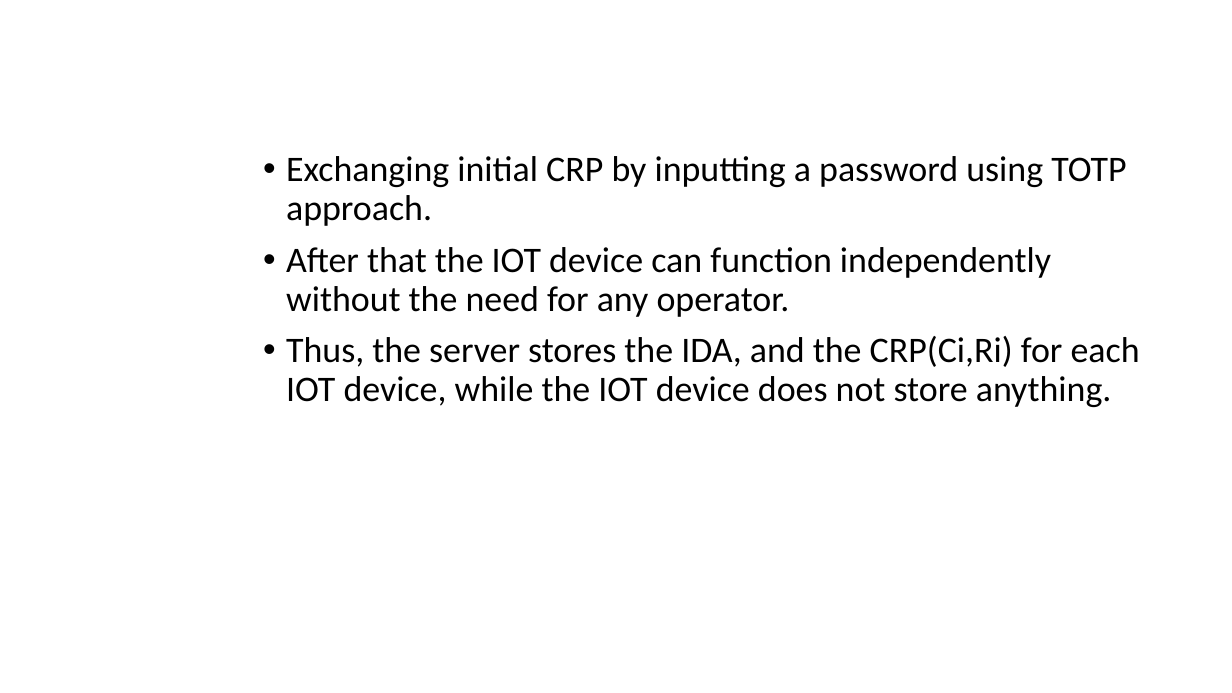
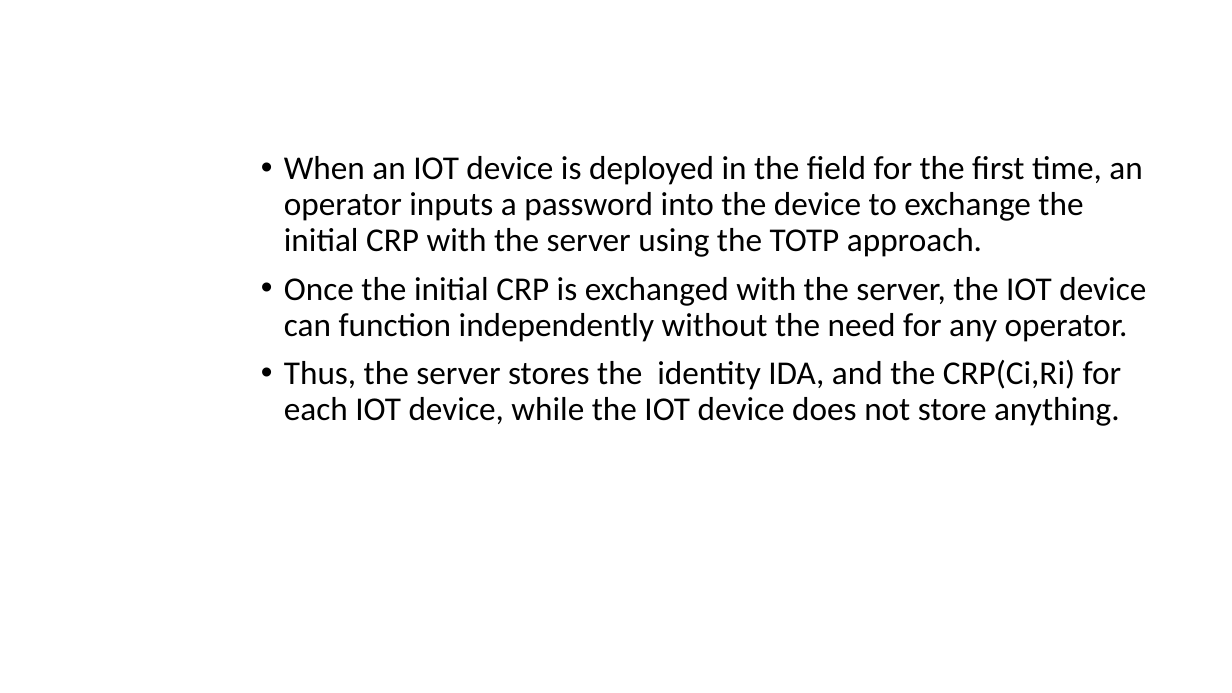
Before and after one commit to vinotha8888/authentication, a slide deck: slide 4 of review1.pptx. Drawn at 1232x693 pixels with LibreOffice and Linux fonts; fonts in the diff are those of the drawing. Boxes give left, top, right and bottom in pixels: in the first picture for what was removed or moved away, otherwise in the second. Text is boxed around its words. In the diff, an @@ line names an element or a change of style, - is before the commit and + after.

```diff
--- a/review1.pptx
+++ b/review1.pptx
@@ text at (284, 156, 1146, 426): text changed; size 28 to 25.9 pt @@
-• Exchanging initial CRP by inputting a password using TOTP approach.
-• After that the IOT device can function independently without the need for any operator.
-• Thus, the server stores the IDA, and the CRP(Ci,Ri) for each IOT device, while the IOT device does not store anything.
+• When an IOT device is deployed in the field for the first time, an operator inputs a password into the device to exchange the initial CRP with the server using the TOTP approach.
+• Once the initial CRP is exchanged with the server, the IOT device can function independently without the need for any operator.
+• Thus, the server stores the identity IDA, and the CRP(Ci,Ri) for each IOT device, while the IOT device does not store anything.
```
Also in this commit, not shown: 11 other slides changed, 3 slides added, 6 slides removed.
